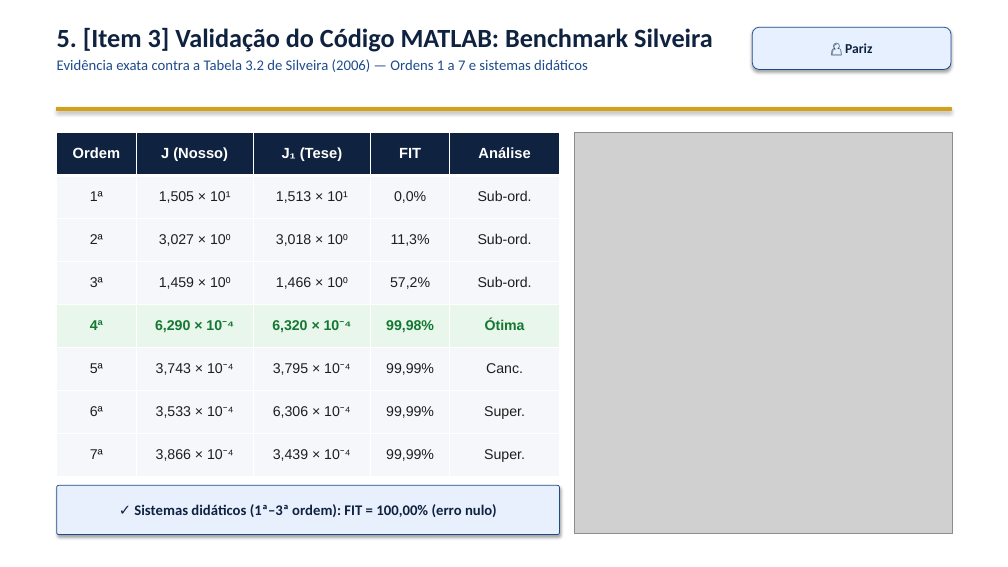
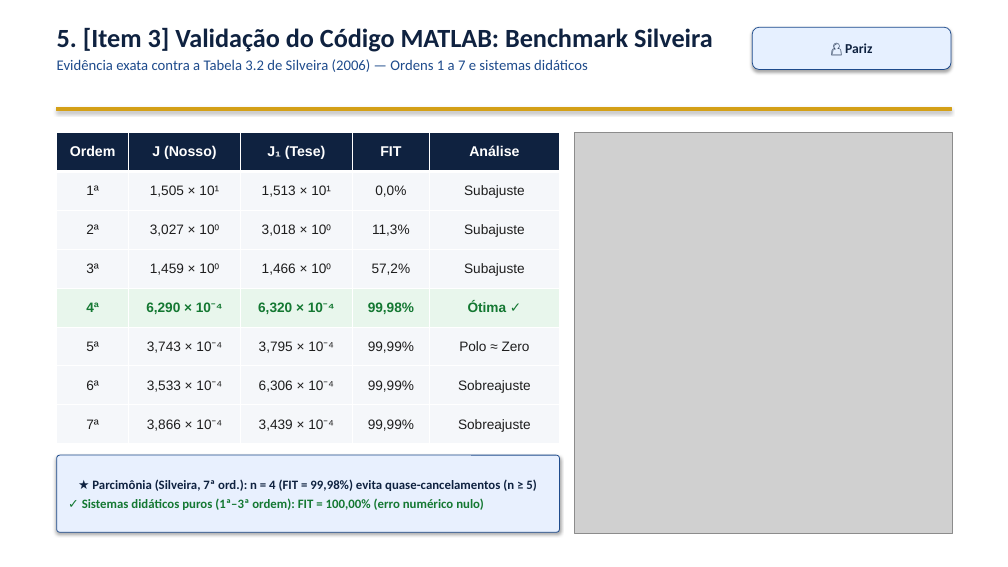
Before and after one commit to VPariz/masd-identificacao-n2cacgo, a slide deck: slide 6 of apresentacao/apresentacao_MASD_N2CACGO_IME.pptx. Drawn at 1008x567 pixels with LibreOffice and Linux fonts; fonts in the diff are those of the drawing; grey boxes stand for pictures. Boxes give left, top, right and bottom in pixels: in the first picture for what was removed or moved away, otherwise in the second. Text is boxed around its words. In the diff, an @@ line names an element or a change of style, - is before the commit and + after.

Commit message:
Revisa e aprimora Slides 4-8 (Pariz), figuras e pacote de entrega

```diff
--- a/apresentacao/apresentacao_MASD_N2CACGO_IME.pptx
+++ b/apresentacao/apresentacao_MASD_N2CACGO_IME.pptx
@@ table at (x1=57, y1=132, x2=560, y2=444) @@
-row 2, column 5: Sub-ord.
+row 2, column 5: Subajuste
-row 3, column 5: Sub-ord.
+row 3, column 5: Subajuste
-row 4, column 5: Sub-ord.
+row 4, column 5: Subajuste
-row 5, column 5: Ótima
+row 5, column 5: Ótima ✓
-row 6, column 5: Canc.
+row 6, column 5: Polo ≈ Zero
-row 7, column 5: Super.
+row 7, column 5: Sobreajuste
-row 8, column 5: Super.
+row 8, column 5: Sobreajuste
@@ size 14 to 13.5 pt in "Ordem", "J (Nosso)", "J₁ (Tese)", "FIT" and 1 more places @@
@@ size 13.5 to 13 pt in "1ª", "1,505 × 10¹", "1,513 × 10¹", "0,0%" and 24 more places @@
@@ rounded rectangle "★ Parcimônia (Silveira, 7ª ord.): ..." resized from (x1=57, y1=485, x2=560, y2=535) to (x1=57, y1=455, x2=560, y2=532) @@
@@ text in rounded rectangle at (x1=82, y1=479, x2=536, y2=510): text changed; size 14 to 12.2 pt @@
-✓ Sistemas didáticos (1ª–3ª ordem): FIT = 100,00% (erro nulo)
+★ Parcimônia (Silveira, 7ª ord.): n = 4 (FIT = 99,98%) evita quase-cancelamentos (n ≥ 5)
+✓ Sistemas didáticos puros (1ª–3ª ordem): FIT = 100,00% (erro numérico nulo)
```
Also in this commit, not shown: 4 other slides changed, 10 other files.
